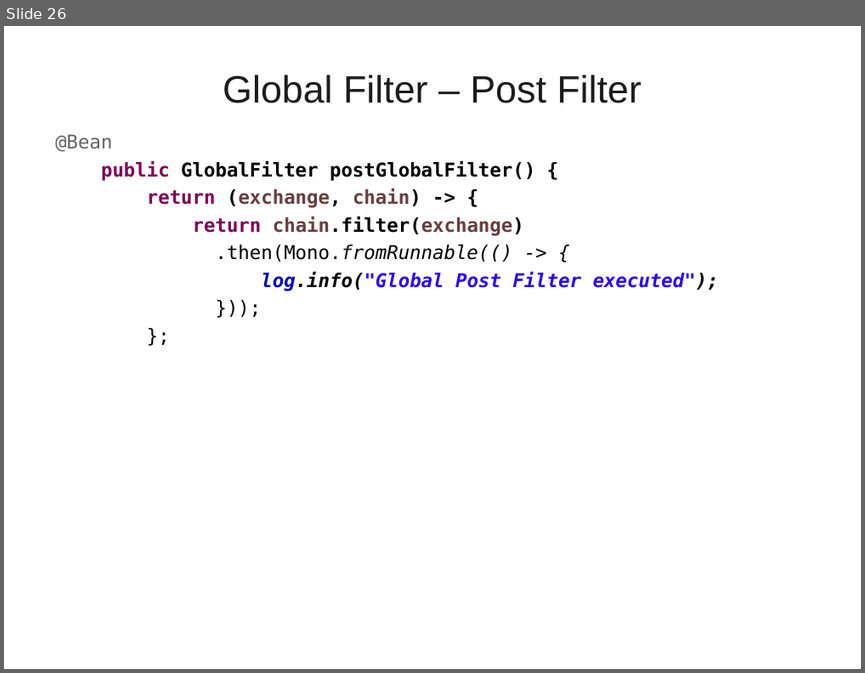
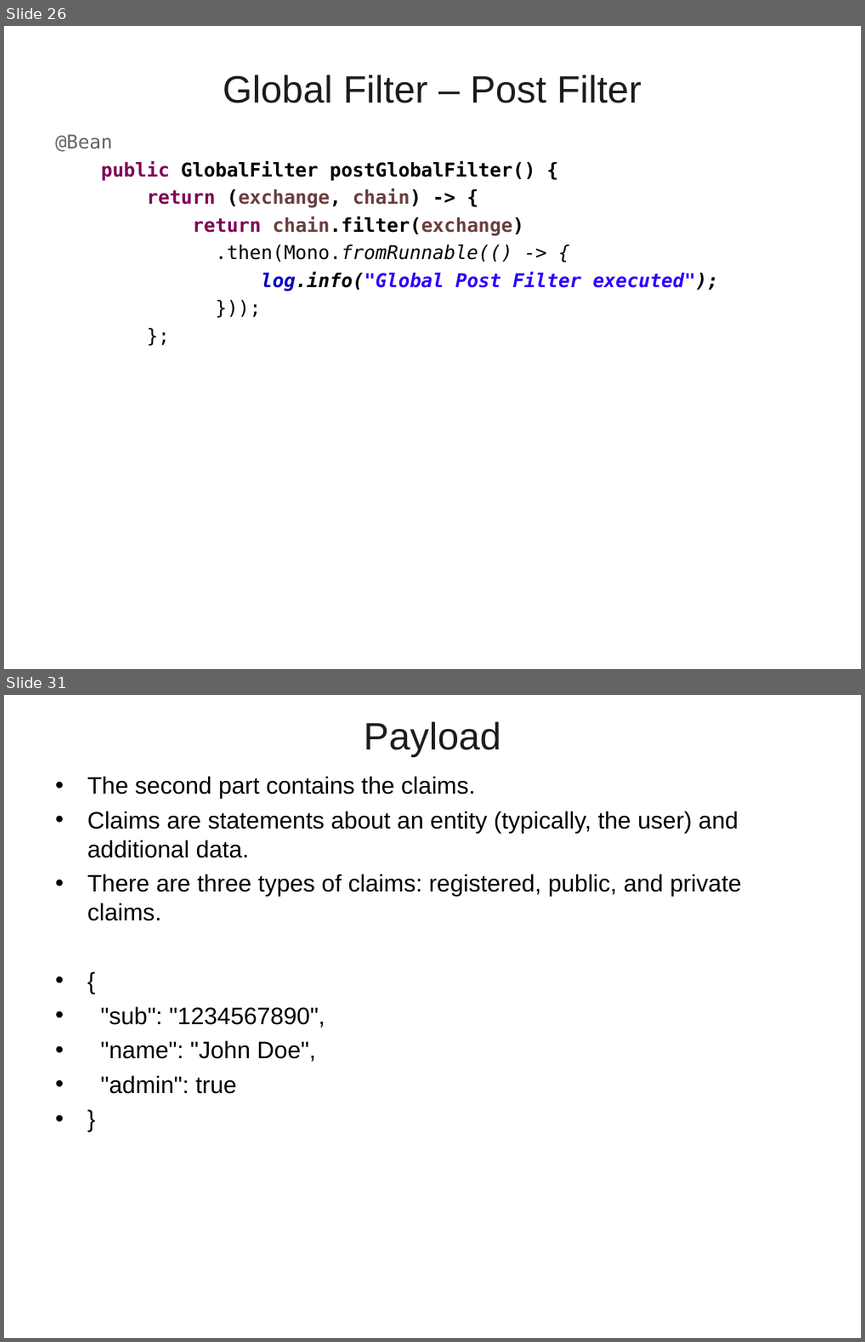
Before and after one commit to vatsanTraining/freshers_dec_2021, a slide deck: MicroService_Module_2.ppt. Shown one above the other, each under a label of ours: slide 26 before the commit, slides 26 and 31 after it; the slides between them are not shown. The pictures are 865x673 and 865x1342 pixels, drawn with LibreOffice and Linux fonts; fonts in the diff are those of the drawing; background and template pictures are left out. Boxes give left, top, right and bottom in pixels: in the first picture for what was removed or moved away, otherwise in the second. Text is boxed around its words. In the diff, an @@ line names an element or a change of style, - is before the commit and + after.

```diff
--- a/MicroService_Module_2.ppt
+++ b/MicroService_Module_2.ppt
@@ slide 31 added at bbox=[4, 695, 861, 1338], background picture (left out) @@
@@ title added at bbox=[364, 721, 501, 757], 32 pt, text #1C1C1C @@
+Payload
@@ text added at bbox=[87, 776, 741, 1094], 20 pt, text #000000 @@
+• The second part contains the claims.
+• Claims are statements about an entity (typically, the user) and additional data.
+• There are three types of claims: registered, public, and private claims.
+• {
+• "sub": "1234567890",
+• "name": "John Doe",
+• "admin": true
+• }
```
Also in this commit, not shown: 44 other slides added.
